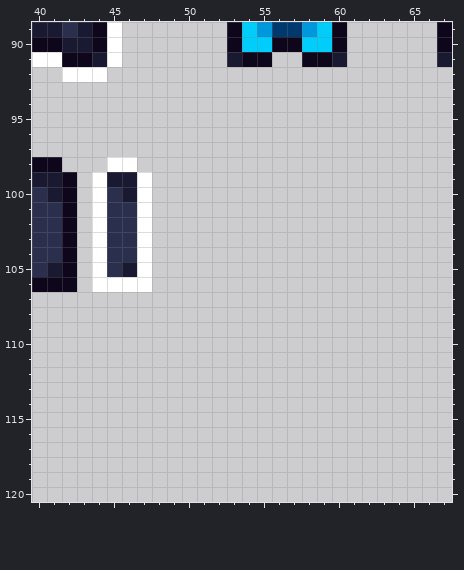
Two versions of one pixel-art file, BurningKnight/Content/Animations/ui.ase. Above is the file before it was changed.
128x128 pixels, 1 frame. Shown: x 40..67, y 89..120.
Once edited:
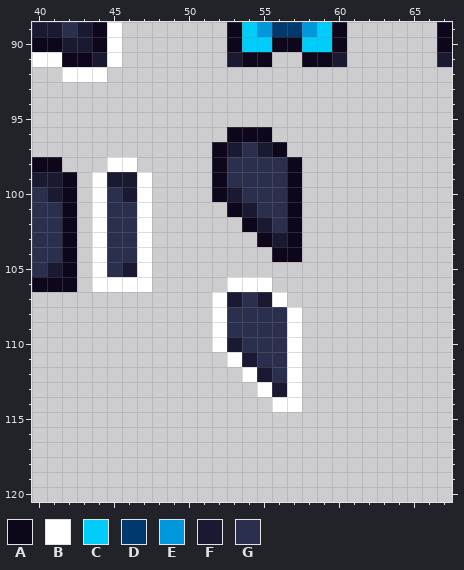
Palette (. is transparent): A #0e071b  B #ffffff  C #00cdf9  D #00396d  E #0098dc  F #1a1932  G #2a2f4e
Diff:
{"y":96,"x":53,"old":"...","new":"AAA"}
{"y":97,"x":52,"old":".....","new":"AFGFA"}
{"y":98,"x":52,"old":"......","new":"AGGGGA"}
{"y":99,"x":52,"old":"......","new":"AGGGGA"}
{"y":100,"x":52,"old":"......","new":"AFGGGA"}
{"y":101,"x":53,"old":".....","new":"AFGGA"}
{"y":102,"x":54,"old":"....","new":"AFGA"}
{"y":103,"x":55,"old":"...","new":"AFA"}
{"y":104,"x":56,"old":"..","new":"AA"}
{"y":106,"x":53,"old":"...","new":"BBB"}
{"y":107,"x":52,"old":".....","new":"BFGFB"}
{"y":108,"x":52,"old":"......","new":"BGGGGB"}
{"y":109,"x":52,"old":"......","new":"BGGGGB"}
{"y":110,"x":52,"old":"......","new":"BFGGGB"}
{"y":111,"x":53,"old":".....","new":"BFGGB"}
{"y":112,"x":54,"old":"....","new":"BFGB"}
{"y":113,"x":55,"old":"...","new":"BFB"}
{"y":114,"x":56,"old":"..","new":"BB"}
